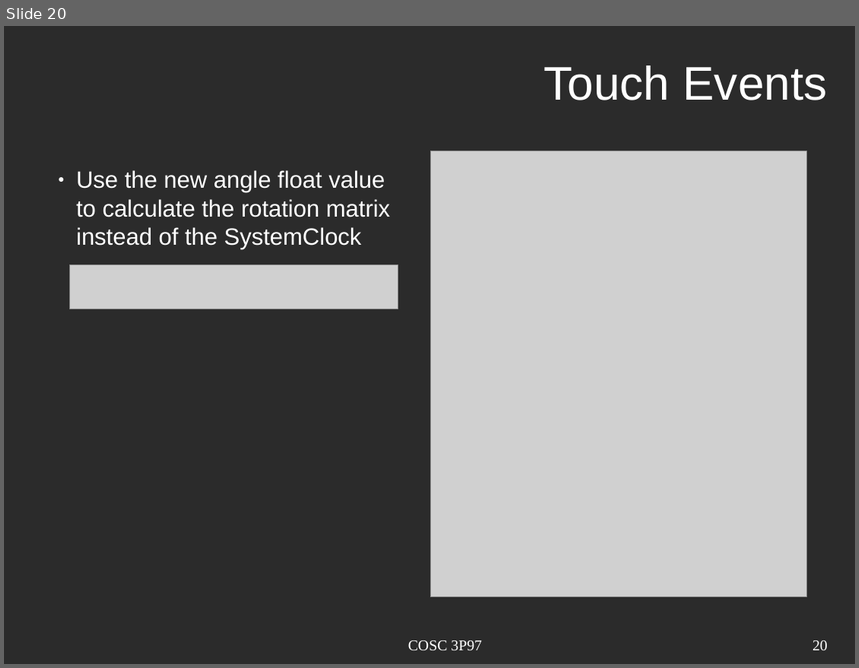
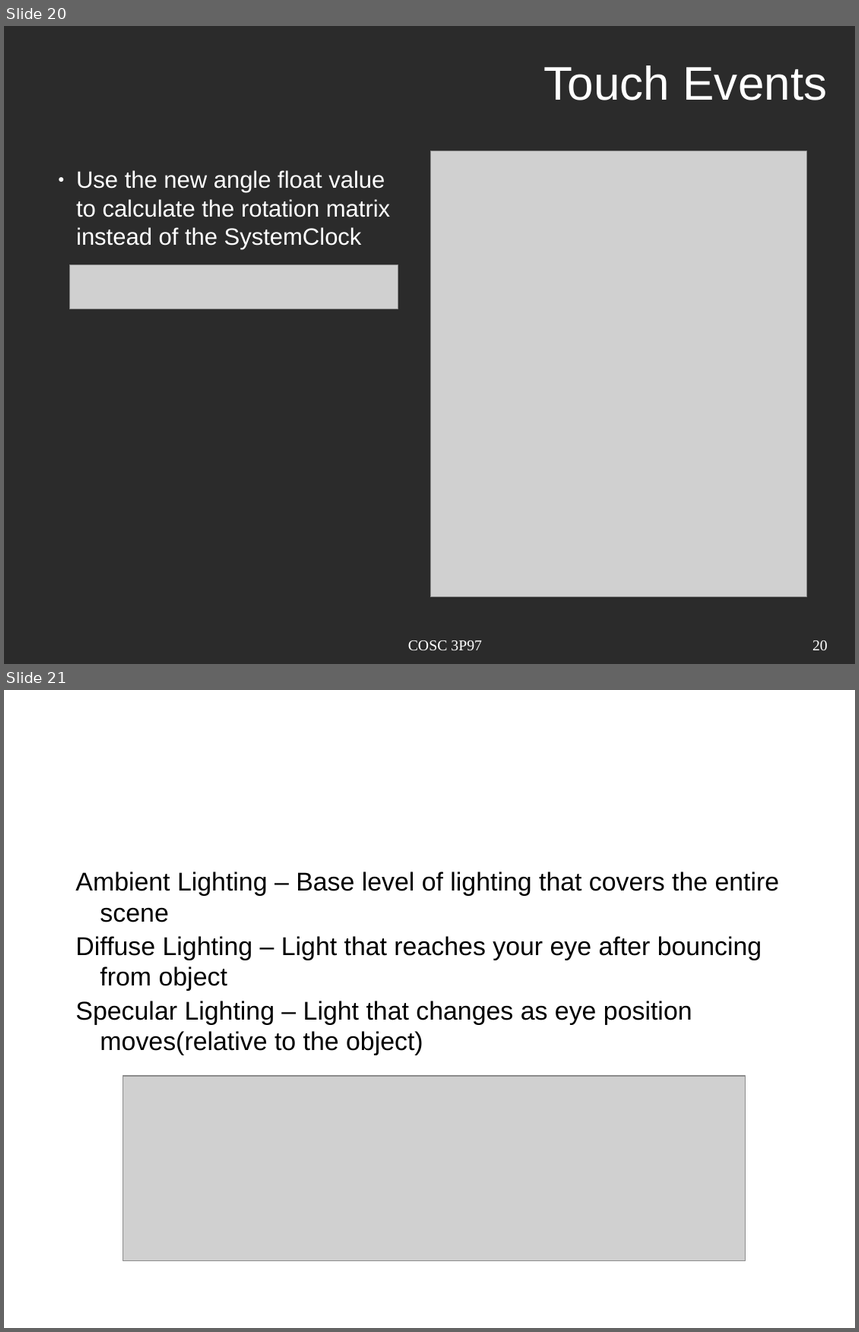
Before and after one commit to VMorsaint/COSC3P97Seminar, a slide deck: slideshow.odp. Shown one above the other, each under a label of ours: slide 20 before the commit, slides 20 and 21 after it. The pictures are 859x668 and 859x1332 pixels, drawn with LibreOffice and Linux fonts; fonts in the diff are those of the drawing; grey boxes stand for pictures; background and template pictures are left out; a plain dark background stands for a picture behind light text. Boxes give left, top, right and bottom in pixels: in the first picture for what was removed or moved away, otherwise in the second. Text is boxed around its words. In the diff, an @@ line names an element or a change of style, - is before the commit and + after.

Commit message:
added couple slides for textures and lighting

```diff
--- a/slideshow.odp
+++ b/slideshow.odp
@@ slide 21 added at [4, 690, 855, 1328], background picture (left out) @@
@@ title added at [62, 697, 828, 793], 44 pt, text #FFFFFF @@
+Lighting
@@ text added at [75, 872, 780, 1056], 24 pt, text #000000 @@
+Light Components
+  Ambient Lighting – Base level of lighting that covers the entire scene
+  Diffuse Lighting – Light that reaches your eye after bouncing from object
+  Specular Lighting – Light that changes as eye position moves(relative to the object)
@@ picture added at [123, 1076, 746, 1262] @@
@@ text added at [310, 1300, 580, 1315], 14 pt, text #FFFFFF @@
+COSC 3P97
@@ page number added at [629, 1300, 828, 1315], 14 pt, text #FFFFFF @@
+21
```
Also in this commit, not shown: 11 slides changed, 2 other slides added.
